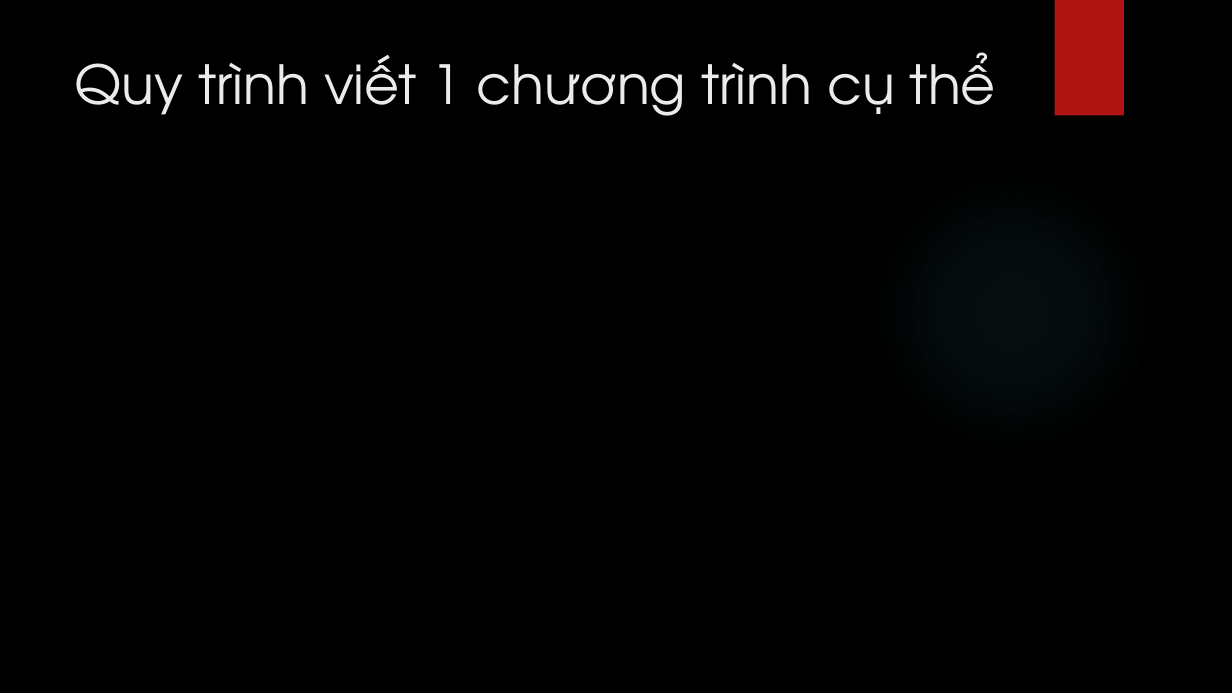
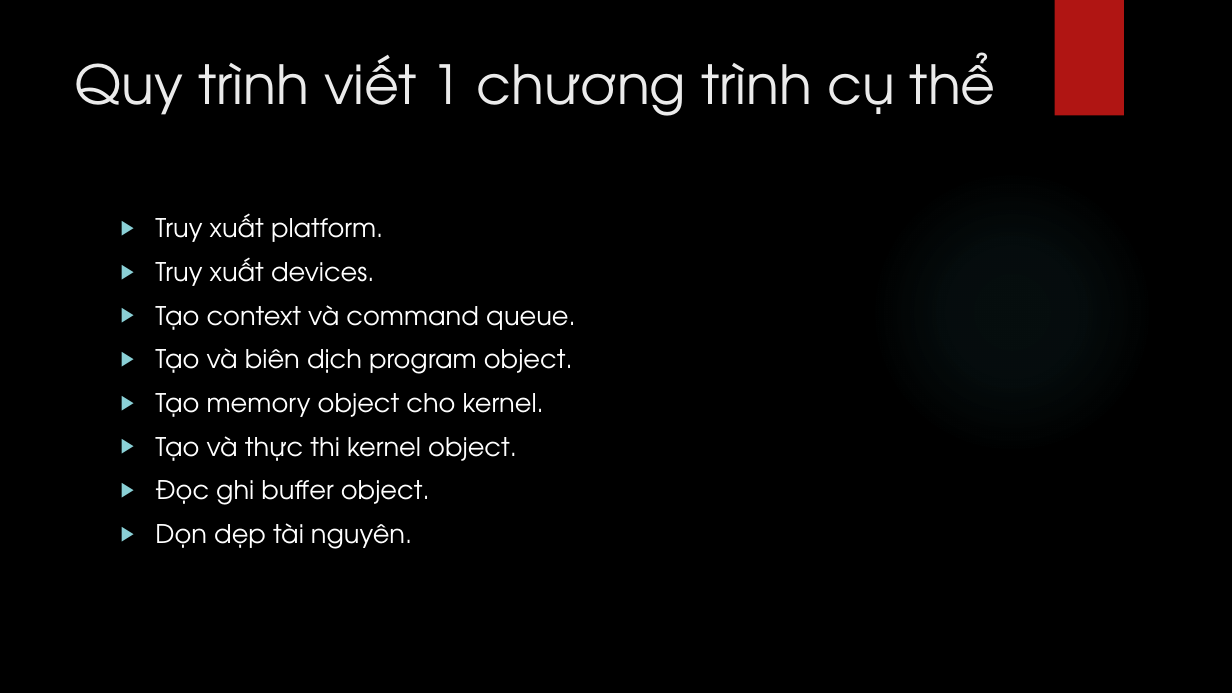
Before and after one commit to hailc91/Xlss, a slide deck: slide 15 of Project/bao cao/OpenCL.pptx. Drawn at 1232x693 pixels with LibreOffice and Linux fonts; fonts in the diff are those of the drawing; background and template pictures are left out. Boxes give left, top, right and bottom in pixels: in the first picture for what was removed or moved away, otherwise in the second. Text is boxed around its words. In the diff, an @@ line names an element or a change of style, - is before the commit and + after.

```diff
--- a/Project/bao cao/OpenCL.pptx
+++ b/Project/bao cao/OpenCL.pptx
@@ text added at (155, 213, 576, 549), 20 pt, text #FFFFFF @@
+▶ Truy xuất platform.
+▶ Truy xuất devices.
+▶ Tạo context và command queue.
+▶ Tạo và biên dịch program object.
+▶ Tạo memory object cho kernel.
+▶ Tạo và thực thi kernel object.
+▶ Đọc ghi buffer object.
+▶ Dọn dẹp tài nguyên.
```
Also in this commit, not shown: 3 other slides changed, 18 slides added.
